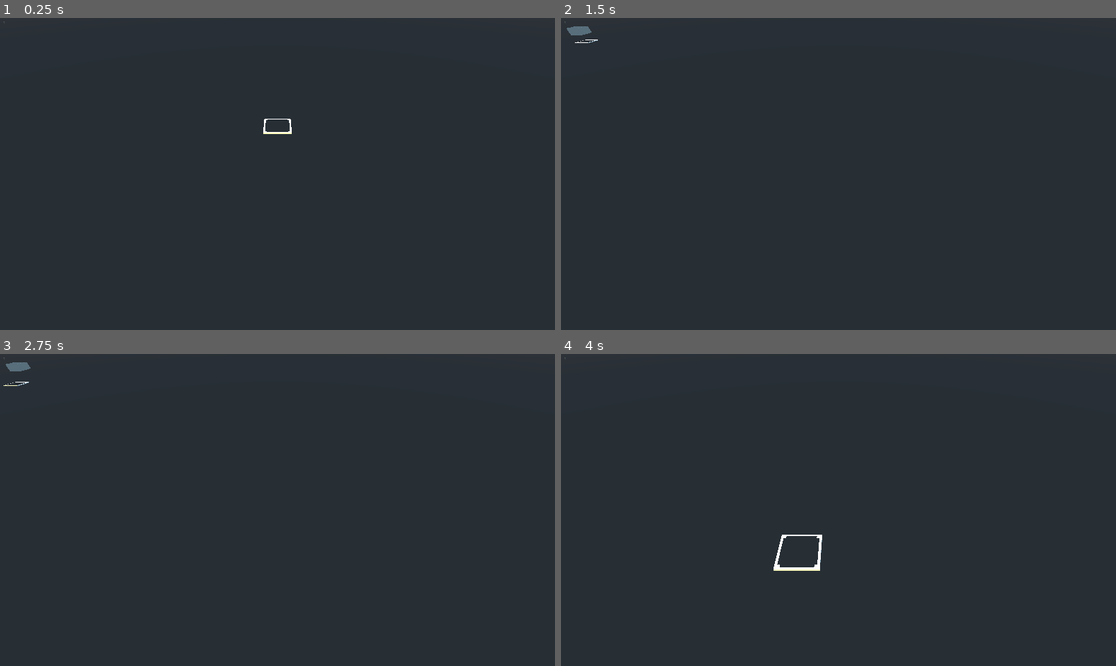
Above: before the commit, frames 1-4 (two rows, left to right).
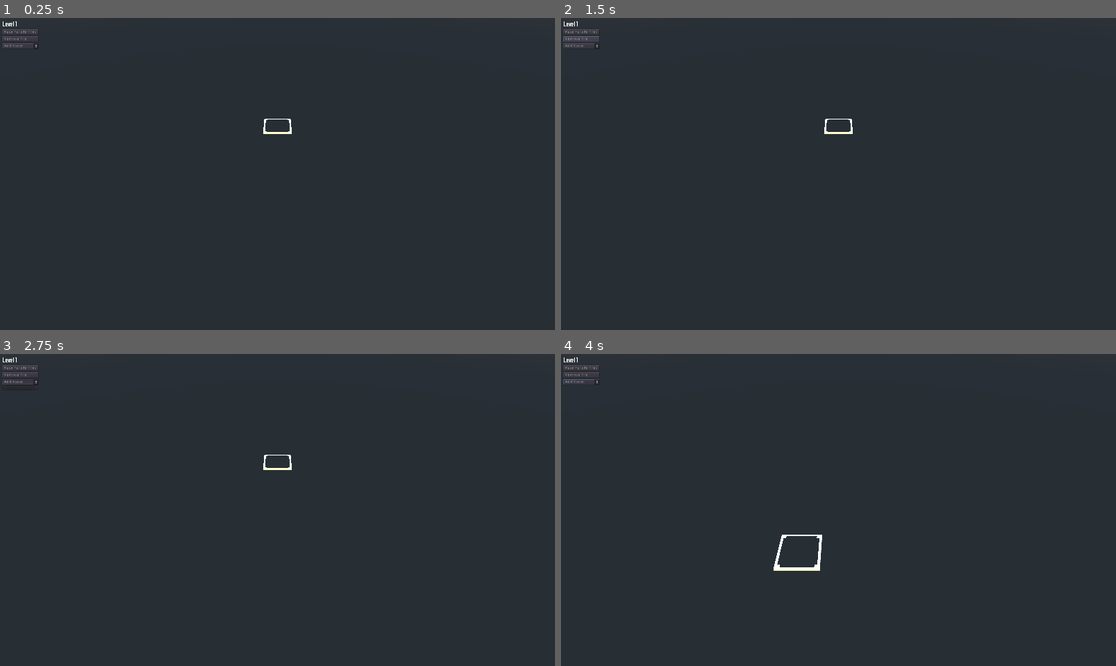
Above: after the commit, the same moments.

Repository: newnoiseworks/TowerStory
Game: Godot game, scene res://Scenes/building/building.tscn
Two runs of this game, one before a commit and one after it. Both use one fixed random seed, a clock stepped at 60 frames per second and the inputs below.
Inputs (mouse positions are in pixels of both pictures, inside the frame that each line leads up to):
- Up to frame 1 (0.25 s): no input
- Up to frame 2 (1.5 s): click (583, 33) at 0.5 s, where only the run after the commit has a clickable "Base Facade Tiles"; click (583, 39) at 1.25 s, where only the run after the commit has a clickable "Remove Tile"
- Up to frame 3 (2.75 s): click (22, 382) at 2 s, where only the run after the commit has a clickable "Add Room"
- Up to frame 4 (4 s): tap Enter at 2.75 s; move the mouse to (960, 494) at 2.77 s; press the mouse at (960, 494) at 2.78 s; hold D (move_right) 2.78-3.5 s; right-click (960, 494) at 3.05 s; release the mouse at (960, 494) at 3.5 s; drag from (727, 525) to (810, 572) at 3.52 s

The runs differ from the first frame. In frame 1, 0.1% of the frame differs, in the area x 0-7%, y 1-10%; in frame 2, 0.4%, in the area x 0-53%, y 1-38%; in frame 3, 0.3%; in frame 4, 0.1%.

Commit message:
changes tool being usedf

Diff:
--- a/Scenes/building/building.gd
+++ b/Scenes/building/building.gd
@@ -8,15 +8,22 @@
 onready var floors: Spatial = find_node("floors")
 onready var basement: Spatial = find_node("basement")
 
+enum UI_TOOL {
+	BASE_TILE,
+	REMOVE_TILE,
+	ROOM
+}
+
+
 var _inputter = Input
 var _main_button_press_target: Vector3
 var _pieces_added_at: Vector3
 var _is_main_button_pressed: bool = false
+var _current_tool: int = UI_TOOL.BASE_TILE
 
 var previous_floor: Area
 var current_floor: Area
 var current_floor_idx = 1
-
 
 # Pass a mock input object for testing
 func _set_input(input):
@@ -26,10 +33,16 @@
 func _ready():
 	_create_new_current_floor()
 
+	var _c = find_node("building_ui").connect("tool_change", self, "_on_tool_change_pressed")
+
 
 func _unhandled_input(event):
 	if event.is_action_released("move_up") or event.is_action_released("move_down"):
 		_handle_floor_move(event)
+
+
+func _on_tool_change_pressed(user_tool):
+	_current_tool = UI_TOOL.get(user_tool)
 
 
 func _handle_floor_move(event):
@@ -94,13 +107,18 @@
 	if _inputter.is_action_pressed("main_button") and _is_main_button_pressed == false:
 		_main_button_press_target = target
 		_is_main_button_pressed = true
-		current_floor.add_pieces_as_needed(target, _main_button_press_target, true)
+
+		if _current_tool == UI_TOOL.BASE_TILE:
+			current_floor.add_pieces_as_needed(target, _main_button_press_target, true)
+
 	elif _inputter.is_action_just_released("main_button") and _is_main_button_pressed:
-		current_floor.remove_pieces_as_needed(target, _main_button_press_target, true)
-		current_floor.add_pieces_as_needed(target, _main_button_press_target)
 		_is_main_button_pressed = false
-	elif _inputter.is_action_just_released("secondary_button"):
-		current_floor.remove_floor_piece_at(target)
+
+		if _current_tool == UI_TOOL.BASE_TILE:
+			current_floor.remove_pieces_as_needed(target, _main_button_press_target, true)
+			current_floor.add_pieces_as_needed(target, _main_button_press_target)
+		elif _current_tool == UI_TOOL.REMOVE_TILE:
+			current_floor.remove_floor_piece_at(target)
 
 
 func _on_select_move(mouse_position: Vector3):
@@ -115,10 +133,10 @@
 		mouse_select.translate_object_local(adjustment)
 
 		if _is_main_button_pressed:
-			current_floor.remove_pieces_as_needed(_pieces_added_at, _main_button_press_target, true)
-			current_floor.add_pieces_as_needed(mouse_position, _main_button_press_target, true)
-
-			_pieces_added_at = mouse_position
+			if _current_tool == UI_TOOL.BASE_TILE:
+				current_floor.remove_pieces_as_needed(_pieces_added_at, _main_button_press_target, true)
+				current_floor.add_pieces_as_needed(mouse_position, _main_button_press_target, true)
+				_pieces_added_at = mouse_position
 
 
 func _create_new_current_floor():
--- a/Scenes/building/building.tscn
+++ b/Scenes/building/building.tscn
@@ -1,8 +1,10 @@
-[gd_scene load_steps=4 format=2]
+[gd_scene load_steps=6 format=2]
 
+[ext_resource path="res://ui_theme.tres" type="Theme" id=1]
 [ext_resource path="res://scenes/camera_gimbal/camera_gimbal.tscn" type="PackedScene" id=2]
 [ext_resource path="res://scenes/mouse_select.tscn" type="PackedScene" id=3]
 [ext_resource path="res://scenes/building/building.gd" type="Script" id=4]
+[ext_resource path="res://scenes/building/building_ui.gd" type="Script" id=5]
 
 [node name="building" type="Spatial"]
 script = ExtResource( 4 )
@@ -15,15 +17,62 @@
 
 [node name="mouse_select" parent="." instance=ExtResource( 3 )]
 
-[node name="CanvasLayer" type="CanvasLayer" parent="."]
+[node name="building_ui" type="CanvasLayer" parent="."]
+script = ExtResource( 5 )
 
-[node name="current_level" type="Label" parent="CanvasLayer"]
-margin_left = 10.0
-margin_top = 10.0
+[node name="GridContainer3" type="GridContainer" parent="building_ui"]
+margin_left = 8.0
+margin_top = 8.0
+margin_right = 125.0
+margin_bottom = 99.0
+
+[node name="GridContainer" type="GridContainer" parent="building_ui/GridContainer3"]
+margin_right = 125.0
+margin_bottom = 27.0
+columns = 2
+
+[node name="current_level_pretext" type="Label" parent="building_ui/GridContainer3/GridContainer"]
 margin_right = 40.0
-margin_bottom = 14.0
+margin_bottom = 27.0
+size_flags_horizontal = 0
+size_flags_vertical = 8
+theme = ExtResource( 1 )
+text = "Level"
+
+[node name="current_level" type="Label" parent="building_ui/GridContainer3/GridContainer"]
+margin_left = 44.0
+margin_right = 52.0
+margin_bottom = 27.0
+theme = ExtResource( 1 )
 text = "1"
+
+[node name="GridContainer2" type="GridContainer" parent="building_ui/GridContainer3"]
+margin_top = 31.0
+margin_right = 125.0
+margin_bottom = 99.0
+
+[node name="base_tile_button" type="Button" parent="building_ui/GridContainer3/GridContainer2"]
+margin_right = 125.0
+margin_bottom = 20.0
+text = "Base Facade Tiles"
+align = 0
+
+[node name="remove_tile_button" type="Button" parent="building_ui/GridContainer3/GridContainer2"]
+margin_top = 24.0
+margin_right = 125.0
+margin_bottom = 44.0
+text = "Remove Tile"
+align = 0
+
+[node name="add_room_button" type="OptionButton" parent="building_ui/GridContainer3/GridContainer2"]
+margin_top = 48.0
+margin_right = 125.0
+margin_bottom = 68.0
+text = "Add Room"
 
 [node name="floors" type="Spatial" parent="."]
 
 [node name="basement" type="Spatial" parent="."]
+
+[connection signal="pressed" from="building_ui/GridContainer3/GridContainer2/base_tile_button" to="building_ui" method="_on_tool_change_pressed" binds= [ "BASE_TILE" ]]
+[connection signal="pressed" from="building_ui/GridContainer3/GridContainer2/remove_tile_button" to="building_ui" method="_on_tool_change_pressed" binds= [ "REMOVE_TILE" ]]
--- /dev/null
+++ b/Scenes/building/building_ui.gd
@@ -0,0 +1,8 @@
+extends CanvasLayer
+
+
+signal tool_change(user_tool)
+
+
+func _on_tool_change_pressed(user_tool):
+	emit_signal("tool_change", user_tool)
--- a/Scenes/building/test_building.gd
+++ b/Scenes/building/test_building.gd
@@ -7,7 +7,6 @@
 	var test_building
 	var input
 	var timer
-
 
 	func before_each():
 		var prototype_script = load("res://scenes/building/building.tscn")
@@ -465,6 +464,9 @@
 
 		input._reset()
 
+		var remove_tile_button = test_building.find_node("base_tile_button")
+		remove_tile_button._on_tool_change_pressed("REMOVE_TILE")
+
 		# fourth, remove that piece on the second floor
 		input._click_and_release(
 			test_building,
--- a/project.godot
+++ b/project.godot
@@ -52,7 +52,11 @@
 
 [editor_plugins]
 
-enabled=PoolStringArray( "res://addons/gut/plugin.cfg" )
+enabled=PoolStringArray( "res://addons/explore-editor-theme/plugin.cfg", "res://addons/gut/plugin.cfg" )
+
+[global]
+
+theme=false
 
 [input]
 
--- /dev/null
+++ b/ui_theme.tres
@@ -0,0 +1,10 @@
+[gd_resource type="Theme" load_steps=3 format=2]
+
+[ext_resource path="res://OdibeeSans-Regular.ttf" type="DynamicFontData" id=1]
+
+[sub_resource type="DynamicFont" id=1]
+size = 24
+font_data = ExtResource( 1 )
+
+[resource]
+default_font = SubResource( 1 )
Binary file added: OdibeeSans-Regular.ttf
